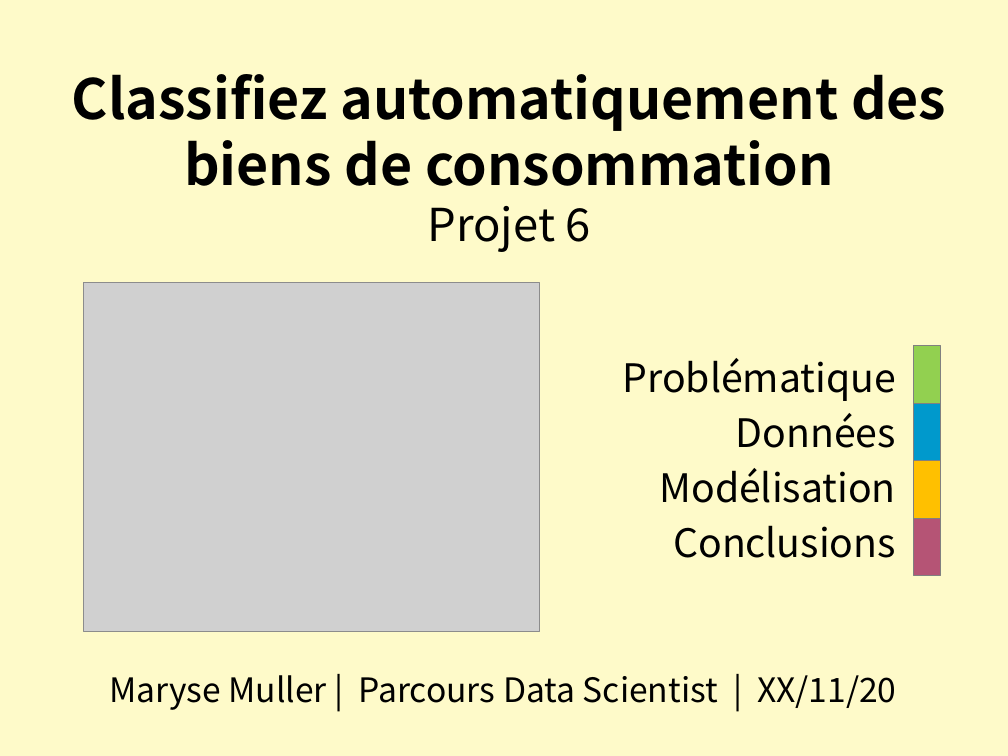
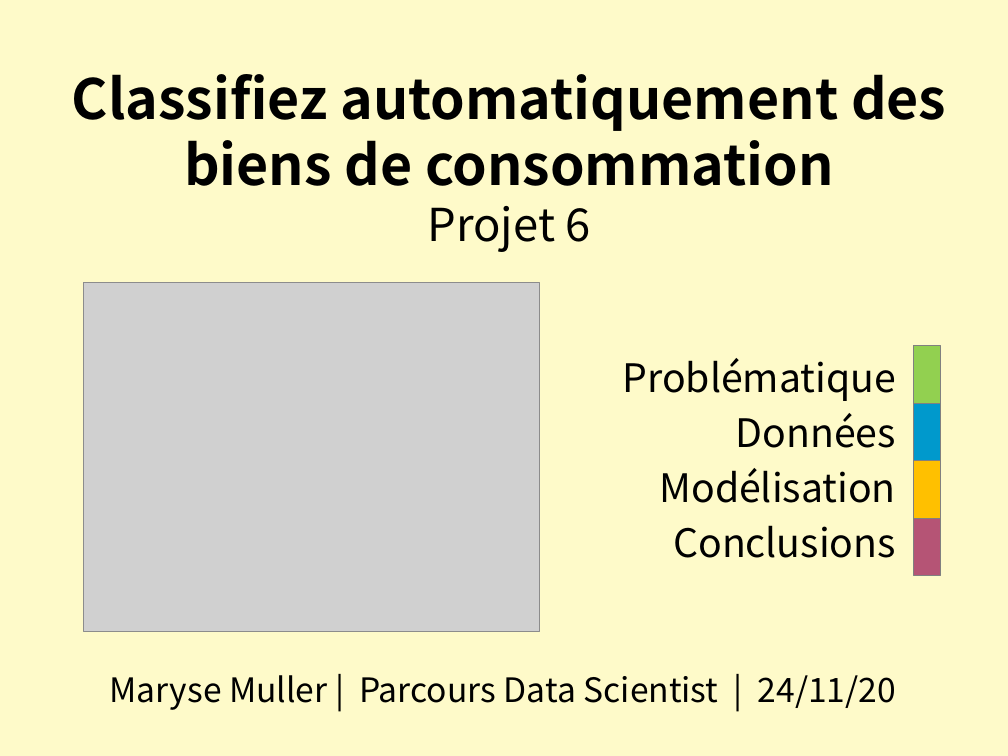
Before and after one commit to SmellyArmure/OC_DS_Project6, a slide deck: slide 1 of PRESENTATION/Projet6.pptx. Drawn at 1008x756 pixels with LibreOffice and Linux fonts; fonts in the diff are those of the drawing; grey boxes stand for pictures. Boxes give left, top, right and bottom in pixels: in the first picture for what was removed or moved away, otherwise in the second. Text is boxed around its words. In the diff, an @@ line names an element or a change of style, - is before the commit and + after.

```diff
--- a/PRESENTATION/Projet6.pptx
+++ b/PRESENTATION/Projet6.pptx
@@ text at bbox=[110, 675, 896, 710]: text changed @@
-Maryse Muller | Parcours Data Scientist | XX/11/20
+Maryse Muller | Parcours Data Scientist | 24/11/20
```
Also in this commit, not shown: 12 other slides changed, 10 slides added, 1 slide removed, 12 other files.
